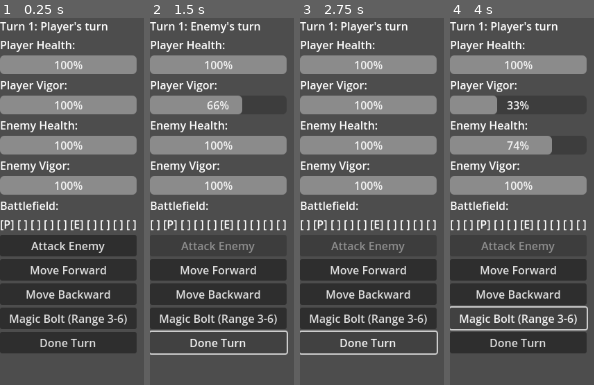
Above: before the commit, frames 1-4 (left to right).
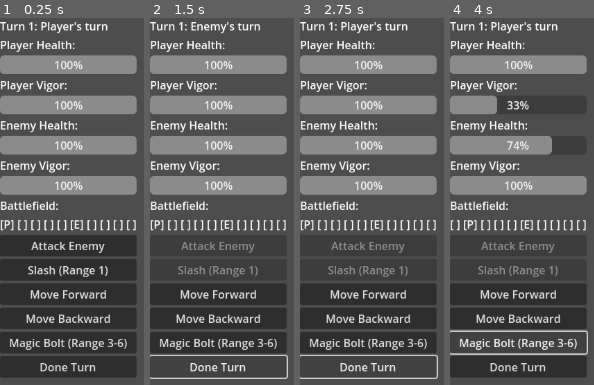
Above: after the commit, the same moments.

Repository: theoskille/project-dither
Game: Godot game, scene res://Main.tscn
Two runs of this game, one before a commit and one after it. Both use one fixed random seed, a clock stepped at 60 frames per second and the inputs below.
Inputs (mouse positions are in pixels of both pictures, inside the frame that each line leads up to):
- Up to frame 1 (0.25 s): no input
- Up to frame 2 (1.5 s): click (217, 271) at 0.5 s, where only the run after the commit has a clickable "Slash (Range 1)"; click "Done Turn" at 1.25 s
- Up to frame 3 (2.75 s): click "Done Turn" at 2 s
- Up to frame 4 (4 s): click "Move Forward" at 2.75 s; click "Magic Bolt (Range 3-6)" at 3.5 s

The runs differ from the first frame. In frame 1, 9.2% of the frame differs, in the area x 0-95%, y 67-98%; in frame 2, 8.6%; in frame 3, 6.7%; in frame 4, 12%, in the area x 0-96%, y 55-98%.

Commit message:
agent + slash

Diff:
--- a/Main.gd
+++ b/Main.gd
@@ -9,6 +9,7 @@
 var turn_indicator: Label
 var battlefield_display: HBoxContainer
 var attack_button: Button
+var slash_button: Button
 var move_forward_button: Button
 var move_backward_button: Button
 var magic_bolt_button: Button
@@ -73,6 +74,10 @@
 	attack_button.text = "Attack Enemy"
 	vbox.add_child(attack_button)
 
+	slash_button = Button.new()
+	slash_button.text = "Slash (Range 1)"
+	vbox.add_child(slash_button)
+
 	move_forward_button = Button.new()
 	move_forward_button.text = "Move Forward"
 	vbox.add_child(move_forward_button)
@@ -91,6 +96,7 @@
 
 func _connect_signals():
 	attack_button.pressed.connect(_on_attack_pressed)
+	slash_button.pressed.connect(_on_slash_pressed)
 	move_forward_button.pressed.connect(_on_move_forward_pressed)
 	move_backward_button.pressed.connect(_on_move_backward_pressed)
 	magic_bolt_button.pressed.connect(_on_magic_bolt_pressed)
@@ -111,6 +117,20 @@
 	var target = "enemy" if current_entity == "player" else "player"
 	CombatEngine.execute_move(action, current_entity, target)
 
+func _on_slash_pressed():
+	var action = ActionData.new()
+	action.action_id = "slash"
+	action.action_name = "Slash"
+	action.vigor_cost = 1
+	action.base_damage = 5
+	action.str_modifier = 1.5
+	action.min_range = 1
+	action.max_range = 1
+
+	var current_entity = CombatEngine._get_current_turn_entity()
+	var target = "enemy" if current_entity == "player" else "player"
+	CombatEngine.execute_move(action, current_entity, target)
+
 func _on_move_forward_pressed():
 	var action = ActionData.new()
 	action.action_id = "move_forward"
@@ -157,6 +177,7 @@
 	var target = "enemy" if current_entity == "player" else "player"
 
 	attack_button.disabled = not _can_use_action("basic_attack", current_entity, target)
+	slash_button.disabled = not _can_use_action("slash", current_entity, target)
 	move_forward_button.disabled = current_vigor < 1
 	move_backward_button.disabled = current_vigor < 1
 	magic_bolt_button.disabled = not _can_use_action("magic_bolt", current_entity, target)
@@ -168,6 +189,12 @@
 		action.base_damage = 5
 		action.str_modifier = 1.0
 		action.min_range = 0
+		action.max_range = 1
+	elif action_id == "slash":
+		action.vigor_cost = 1
+		action.base_damage = 5
+		action.str_modifier = 1.5
+		action.min_range = 1
 		action.max_range = 1
 	elif action_id == "magic_bolt":
 		action.vigor_cost = 1
Not shown, added: .claude/agents/architecture-compliance-reviewer.md
